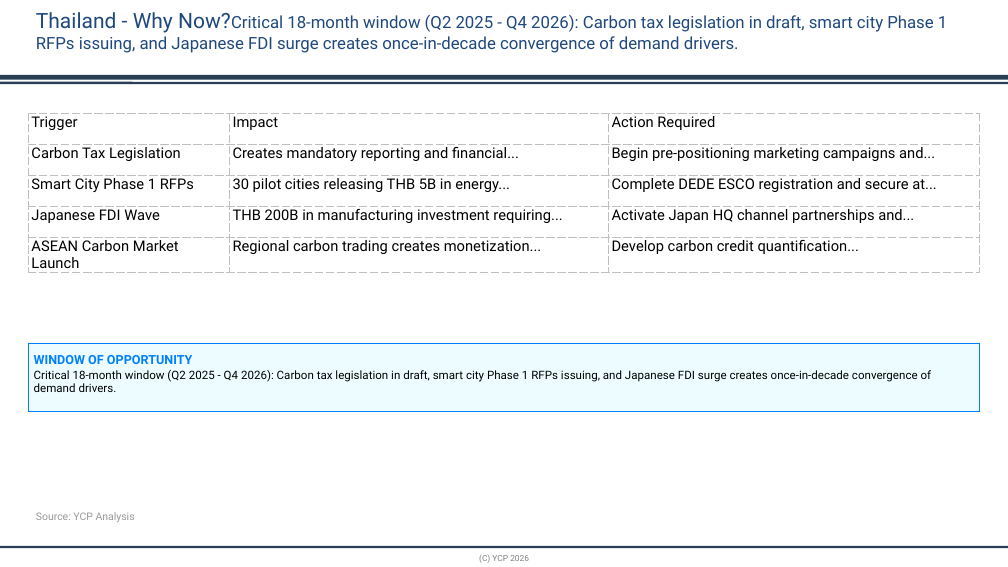
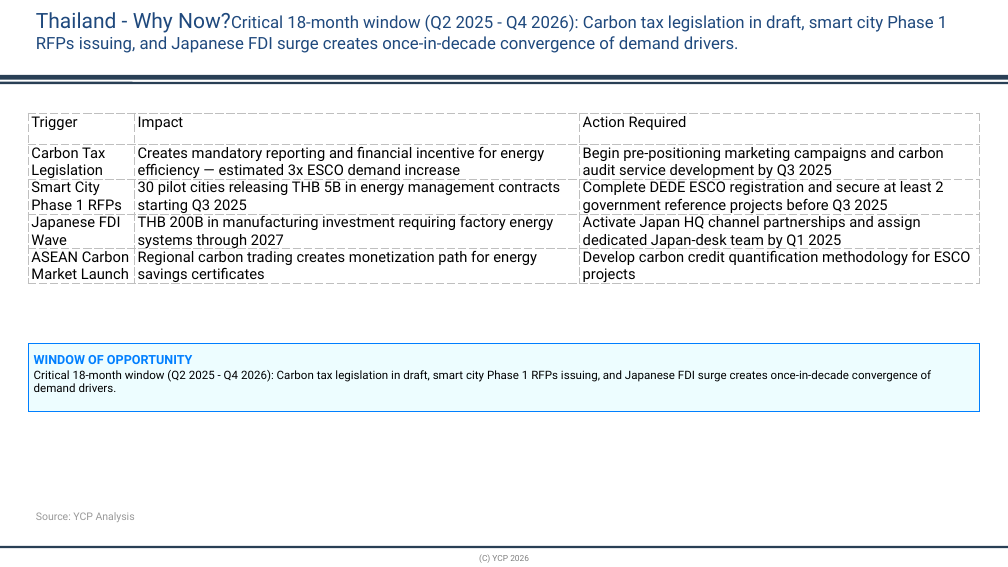
Before and after one commit to xvasjack/xvasjack.github.io, a slide deck: slide 32 of backend/market-research/test-output.pptx. Drawn at 1008x567 pixels with LibreOffice and Linux fonts; fonts in the diff are those of the drawing; background and template pictures are left out. Boxes give left, top, right and bottom in pixels: in the first picture for what was removed or moved away, otherwise in the second. Text is boxed around its words. In the diff, an @@ line names an element or a change of style, - is before the commit and + after.

```diff
--- a/backend/market-research/test-output.pptx
+++ b/backend/market-research/test-output.pptx
@@ table at bbox=[29, 113, 980, 286] @@
-row 2, column 2: Creates mandatory reporting and financial...
+row 2, column 2: Creates mandatory reporting and financial incentive for energy efficiency — estimated 3x ESCO demand increase
-row 2, column 3: Begin pre-positioning marketing campaigns and...
+row 2, column 3: Begin pre-positioning marketing campaigns and carbon audit service development by Q3 2025
-row 3, column 2: 30 pilot cities releasing THB 5B in energy...
+row 3, column 2: 30 pilot cities releasing THB 5B in energy management contracts starting Q3 2025
-row 3, column 3: Complete DEDE ESCO registration and secure at...
+row 3, column 3: Complete DEDE ESCO registration and secure at least 2 government reference projects before Q3 2025
-row 4, column 2: THB 200B in manufacturing investment requiring...
+row 4, column 2: THB 200B in manufacturing investment requiring factory energy systems through 2027
-row 4, column 3: Activate Japan HQ channel partnerships and...
+row 4, column 3: Activate Japan HQ channel partnerships and assign dedicated Japan-desk team by Q1 2025
-row 5, column 2: Regional carbon trading creates monetization...
+row 5, column 2: Regional carbon trading creates monetization path for energy savings certificates
-row 5, column 3: Develop carbon credit quantification...
+row 5, column 3: Develop carbon credit quantification methodology for ESCO projects
```
Also in this commit, not shown: 13 other slides changed, 3 other files.
